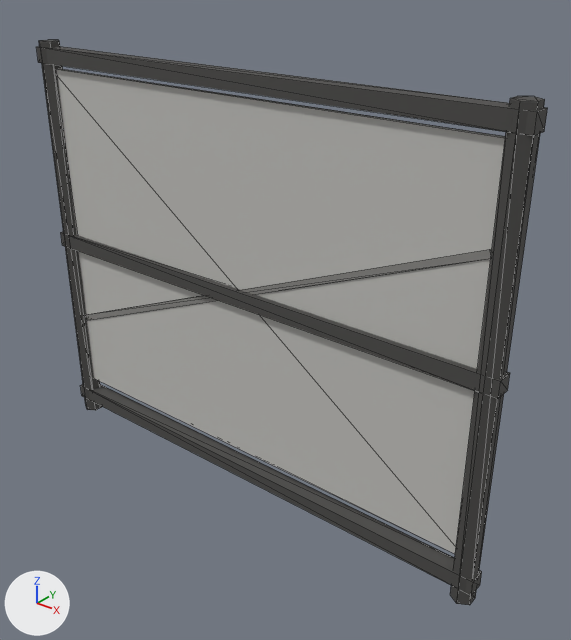
The glTF model assets/facilities/fence_chainlink_panel.glb, before and after one commit.
Rendered twice from a 50 mm lens placed at (2.09, -2.31, 2.39), pointed at (0.17, 0.08, 0.91). The axes (+X, +Y, +Z) are drawn at lower left. The lights are the same throughout. The picture after the commit comes second. Mesh edges are drawn as thin lines. Vertices at exactly the same position are counted once.

Before the edit, the objects in view are built like this:
```python
me_sm_facilities_fence_chainlink_panel = bpy.data.meshes.new('SM_facilities_fence_chainlink_panel')
me_sm_facilities_fence_chainlink_panel.from_pydata(...)  # 64 vertices, 100 faces; spans x -1.2..1.2, y -0.05..0.05, z 0.0..1.96
me_sm_facilities_fence_chainlink_panel.materials.append(mat_mat_palette)  # picture img_palette
ob_sm_facilities_fence_chainlink_panel = bpy.data.objects.new('SM_facilities_fence_chainlink_panel', me_sm_facilities_fence_chainlink_panel)
ob_sm_facilities_fence_chainlink_panel.location = (0.0, 0.0, 0.0)
```
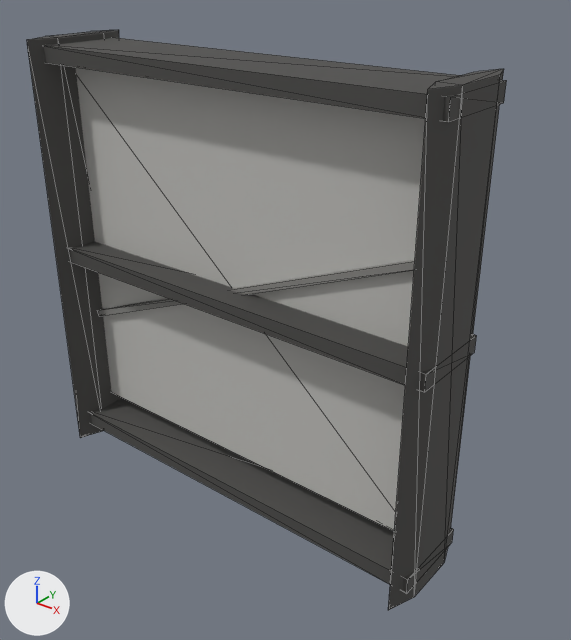
Location of each change, (x1, y1, x2, y2) in pixels of the pictures (571 x 640 px; the box of a moved part takes in the faces that stretch with it):
'SM_facilities_fence_chainlink_panel', reshaped (6% narrower): before (36, 40, 548, 605); after (27, 30, 507, 610)
part 1 of me_sm_facilities_fence_chainlink_panel, moved or reshaped: before (39, 40, 102, 410); after (27, 30, 122, 438)
part 2 of me_sm_facilities_fence_chainlink_panel, moved or reshaped: before (450, 96, 545, 605); after (388, 69, 504, 610)
part 3 of me_sm_facilities_fence_chainlink_panel, moved or reshaped: before (36, 46, 548, 136); after (43, 37, 507, 122)
part 4 of me_sm_facilities_fence_chainlink_panel, moved or reshaped: before (61, 232, 510, 399); after (69, 242, 477, 392)
part 5 of me_sm_facilities_fence_chainlink_panel, moved or reshaped: before (80, 384, 482, 595); after (90, 398, 454, 593)
part 6 of me_sm_facilities_fence_chainlink_panel, moved or reshaped: before (56, 69, 505, 554); after (76, 67, 426, 531)
part 7 of me_sm_facilities_fence_chainlink_panel, moved or reshaped: before (86, 249, 491, 320); after (98, 260, 415, 316)

Diff of the bpy script that builds the scene:
```diff
--- a/assets/facilities/fence_chainlink_panel.glb.py
+++ b/assets/facilities/fence_chainlink_panel.glb.py
@@ me_sm_facilities_fence_chainlink_panel @@
 # used by ob_sm_facilities_fence_chainlink_panel; location = (0.0, 0.0, 0.0)
-me_sm_facilities_fence_chainlink_panel.from_pydata(...)  # 64 vertices, 100 faces; spans x -1.2..1.2, y -0.05..0.05, z 0.0..1.96
+me_sm_facilities_fence_chainlink_panel.from_pydata(...)  # 64 vertices, 100 faces; spans x -1.0..1.0, y -0.25..0.25, z 0.0..2.0
+# me_sm_facilities_fence_chainlink_panel part 1: the loose piece of 12 vertices spanning x -1.19..-1.11, y -0.05..0.05, z 0.0..1.96 is scaled about its middle by (1.04, 5, 1.02), then moved by (0.19, 0.0, 0.02)
+# me_sm_facilities_fence_chainlink_panel part 2: the loose piece of 12 vertices spanning x 1.11..1.19, y -0.05..0.05, z 0.0..1.96 is scaled about its middle by (1.04, 5, 1.02), then moved by (-0.19, 0.0, 0.02)
+# me_sm_facilities_fence_chainlink_panel part 3: the loose piece of 8 vertices spanning x -1.2..1.2, y -0.04..0.04, z 1.87..1.93 is scaled about the mesh origin by (0.83, 5, 1.02)
+# me_sm_facilities_fence_chainlink_panel part 4: the loose piece of 8 vertices spanning x -1.2..1.2, y -0.04..0.04, z 0.96..1.03 is scaled about the mesh origin by (0.83, 5, 1.02)
+# me_sm_facilities_fence_chainlink_panel part 5: the loose piece of 8 vertices spanning x -1.2..1.2, y -0.04..0.04, z 0.06..0.14 is scaled about its middle by (0.83, 5, 1.02)
+# me_sm_facilities_fence_chainlink_panel part 6: the loose piece of 8 vertices spanning x -1.15..1.15, y -0.01..0.01, z 0.2..1.84 is scaled about the mesh origin by (0.83, 5, 1.02)
+# me_sm_facilities_fence_chainlink_panel part 7: the loose piece of 8 vertices spanning x -1.11..1.11, y -0.01..0.01, z 0.56..1.48 is scaled about its middle by (0.83, 5, 0.817), then moved by (0.0, 0.0, 0.02)
 me_sm_facilities_fence_chainlink_panel.materials.append(mat_mat_palette)
```
